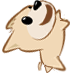
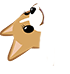
Layered file, before and after one edit (70×74). Changes by layer:
added layer "Layer 10" above "Layer 3" over [0, 3, 58, 66]
hid "Layer 8" over [2, 0, 70, 73]
